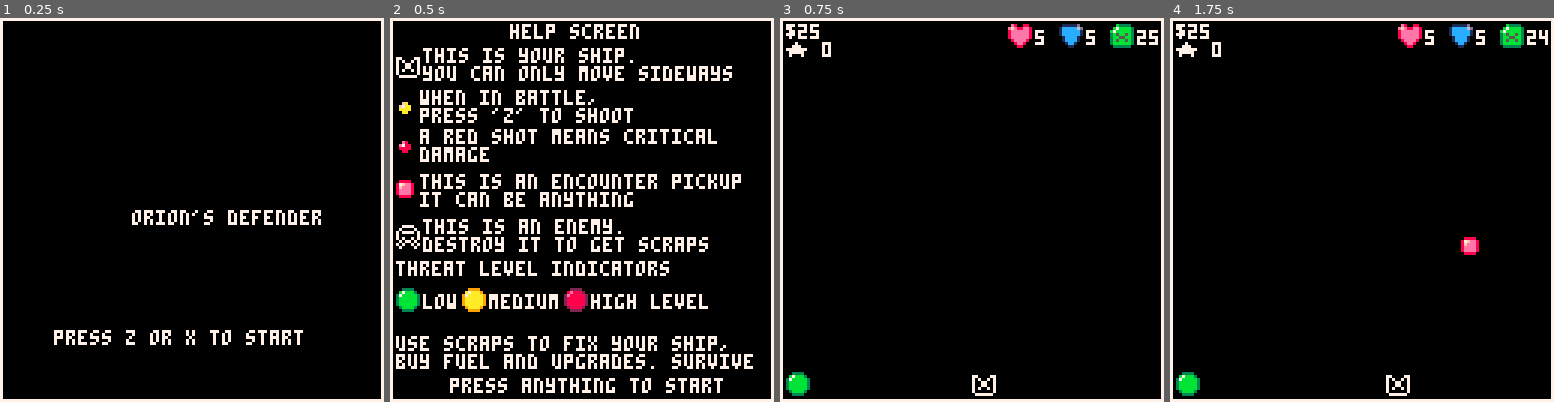
Above: before the commit, frames 1-4 (left to right).
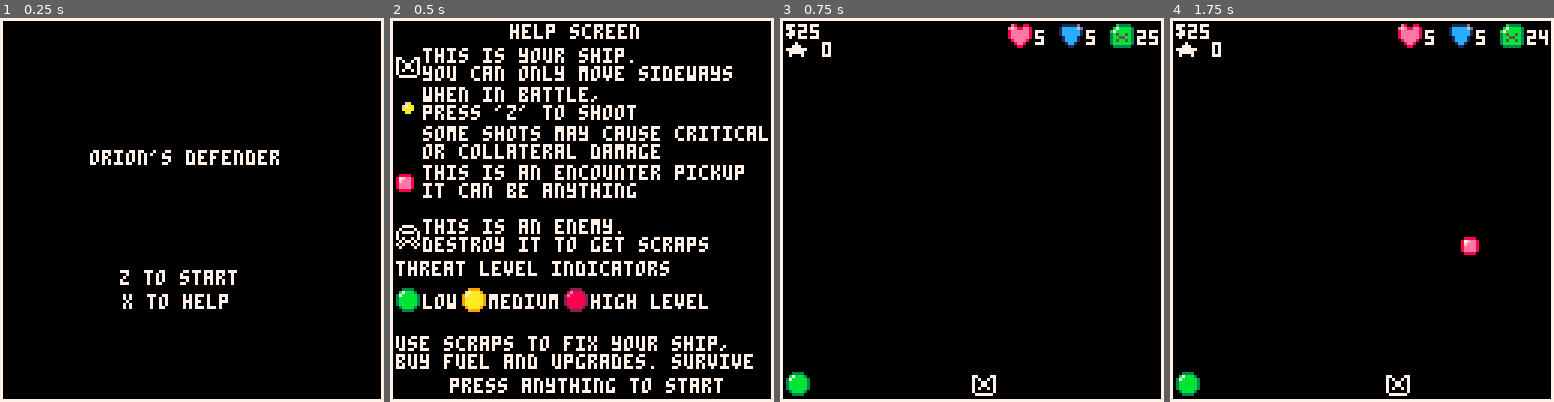
Above: after the commit, the same moments.

Repository: NinetiesPaul/Orion-s-Defender
Game: PICO-8 cartridge orionsdefender.p8
Two runs of this game, one before a commit and one after it. Both use one fixed random seed, a clock stepped at 60 frames per second and the inputs below.
Inputs:
- Up to frame 1 (0.25 s): no input
- Up to frame 2 (0.5 s): tap X (X key) at 0.33 s
- Up to frame 3 (0.75 s): tap O (Z key) at 0.7 s
- Up to frame 4 (1.75 s): tap X (X key) at 1.07 s; hold Right from 1.6 s (still down); tap O (Z key) at 1.7 s

The runs differ from the first frame. In frame 1, 3.5% of the frame differs, in the area x 14-84%, y 34-86%; in frame 2, 10%, in the area x 1-99%, y 17-50%; in frame 3, nothing differs; in frame 4, nothing differs.

Commit message:
implemented messaging; help text changes

Diff:
--- a/orionsdefender.p8
+++ b/orionsdefender.p8
@@ -68,7 +68,7 @@
 	bullet_cooldown_rate = cooldown_lvls[current_stat_cooldown_lvl]
 	bullets = {}
 	warned = true
-	random_factor = 0.90
+	random_factor = 0.95
 	collateral_type =
 	{
 		1, -- motor damage
@@ -145,6 +145,7 @@
 	enemies = {}
 	enemy_bullets = {}
 	explosions = {}
+	warnings = {}
 end
 
 function _draw()
@@ -161,7 +162,7 @@
 	if current_view == 2 then -- battle
 		draw_ui()
 		if (clock % 5 == 0 and ship_spr == 033) ship_spr = 017
-		create_enemy_bullet()
+		if (count(warnings) == 0) create_enemy_bullet()
 
 		spr(ship_spr,ship_x,ship_y)
 
@@ -170,6 +171,7 @@
 		foreach(enemy_bullets, draw_enemy_bullet)
 		foreach(bullets, draw_bullet)
 		foreach(explosions, exploding_draw)
+		foreach(warnings, print_warning)
 	end
 
 	if current_view == 3 then -- rewards
@@ -213,8 +215,9 @@
 	end
 
 	if current_view == 6 then -- start
-		print("orion's defender",44,64)
-		print("press z or x to start", 18, 104)
+		print("orion's defender",30,44)
+		print("z to start", 40, 84)
+		print("x to help", 41, 92)
 	end
 
 	if current_view == 7 then -- help
@@ -223,13 +226,12 @@
 		spr(017, 2, 12)
 		print("this is your ship. \nyou can only move sideways", 11, 10)
 
-		spr(001, 1, 26)
-		print("when in battle, \npress 'z' to shoot", 10, 24)
-		spr(049, 1, 39)
-		print("a red shot means critical\ndamage", 10, 37)
-
-		spr(000, 1, 53)
-		print("this is an encounter pickup\nit can be anything", 10, 52)
+		spr(001, 2, 26)
+		print("when in battle, \npress 'z' to shoot", 11, 23)
+		print("some shots may cause critical\nor collateral damage", 11, 36)
+
+		spr(000, 1, 51)
+		print("this is an encounter pickup\nit can be anything", 11, 49)
 
 		spr(009, 2, 69)
 		print("this is an enemy.\ndestroy it to get scraps", 11, 67)
@@ -249,7 +251,7 @@
 
 function _update()
 	clock+=1
-	move()
+	if (count(warnings) == 0) move()
 	update_threat()
 
 	if current_view == 1 then
@@ -260,11 +262,14 @@
 
 	if current_view == 2 then
 		if (count(enemies) == 0)	start_battle()
-		fire()
-		foreach(enemies, move_enemy)
-		foreach(bullets, move_bullet)
-		foreach(enemy_bullets, move_enemy_bullet)
-		foreach(explosions, animate_explosion)
+		if (count(warnings) == 0) then
+			fire()
+			foreach(enemies, move_enemy)
+			foreach(bullets, move_bullet)
+			foreach(enemy_bullets, move_enemy_bullet)
+			foreach(explosions, animate_explosion)
+		end
+		foreach(warnings, move_warning)
 	end
 
 	if current_view == 3 then
@@ -287,6 +292,28 @@
 	if current_view != 1 then
 		encounters = {}
 	end
+end
+
+function print_warning(w)
+	print(w.msg, w.x, w.y, 7)
+end
+
+function move_warning(w)
+	if clock % 15 == 0 and w.duration > 0 then
+		w.y -= 4
+		w.duration -= 1
+		if (w.duration == 0) del(warnings, w)
+	end
+end
+
+function create_warning(msg, e)
+	local warning = {}
+
+	warning.x = e.x+10
+	warning.y = e.y
+	warning.msg = msg
+	warning.duration = 6
+	add(warnings, warning)
 end
 
 function start_battle()
@@ -419,6 +446,7 @@
 	bullets = {}
 	encounters = {}
 	explosions = {}
+	warnings = {}
 end
 
 function draw_ui()
@@ -532,8 +560,7 @@
 			local bullet = {}
 			bullet.x = ship_x
 			bullet.y = ship_y - 8
-			bullet.critical = (rnd() > random_factor) and true or false
-			bullet.spr = (bullet.critical == true) and 049 or 001
+			bullet.spr = 001
 
 			bullet_cooldown = bullet_cooldown_rate
 			warned = false
@@ -561,14 +588,24 @@
 		e.y <= b.y+6
 		then
 			damage = bullet_damage
-			if (b.critical == true) damage = damage + (flr(rnd(2)) + 1)
+			if (rnd() > random_factor) then
+				damage = damage + (flr(rnd(2)) + 1)
+				create_warning("critical\ndamage!", e)
+			end
 			e.health -= damage
 
 			if e.collateral == false then
 				for el in all(enemy_list) do
 					if e.spr == el.spr_ok then
 						local_random_factor = random_factor - el.knowledge_level
-						if (rnd() > local_random_factor) e.collateral = rnd(collateral_type)
+						if rnd() > local_random_factor then
+							e.collateral = rnd(collateral_type)
+							msg = ''
+							if (e.collateral == 1) msg = "engine\ndamage!"
+							if (e.collateral == 2) msg = "aiming\ndamage!"
+							if (e.collateral == 3) msg = "firing\ndamage!"
+							create_warning(msg, e)
+						end
 					end
 				end
 			end
@@ -647,7 +684,7 @@
 -->8
 -- enemies
 
-function create_enemy_bullet(e)
+function create_enemy_bullet()
 	for e in all(enemies) do
 		if e.fire == true and e.collateral != 3 then
 			e.fire = false
